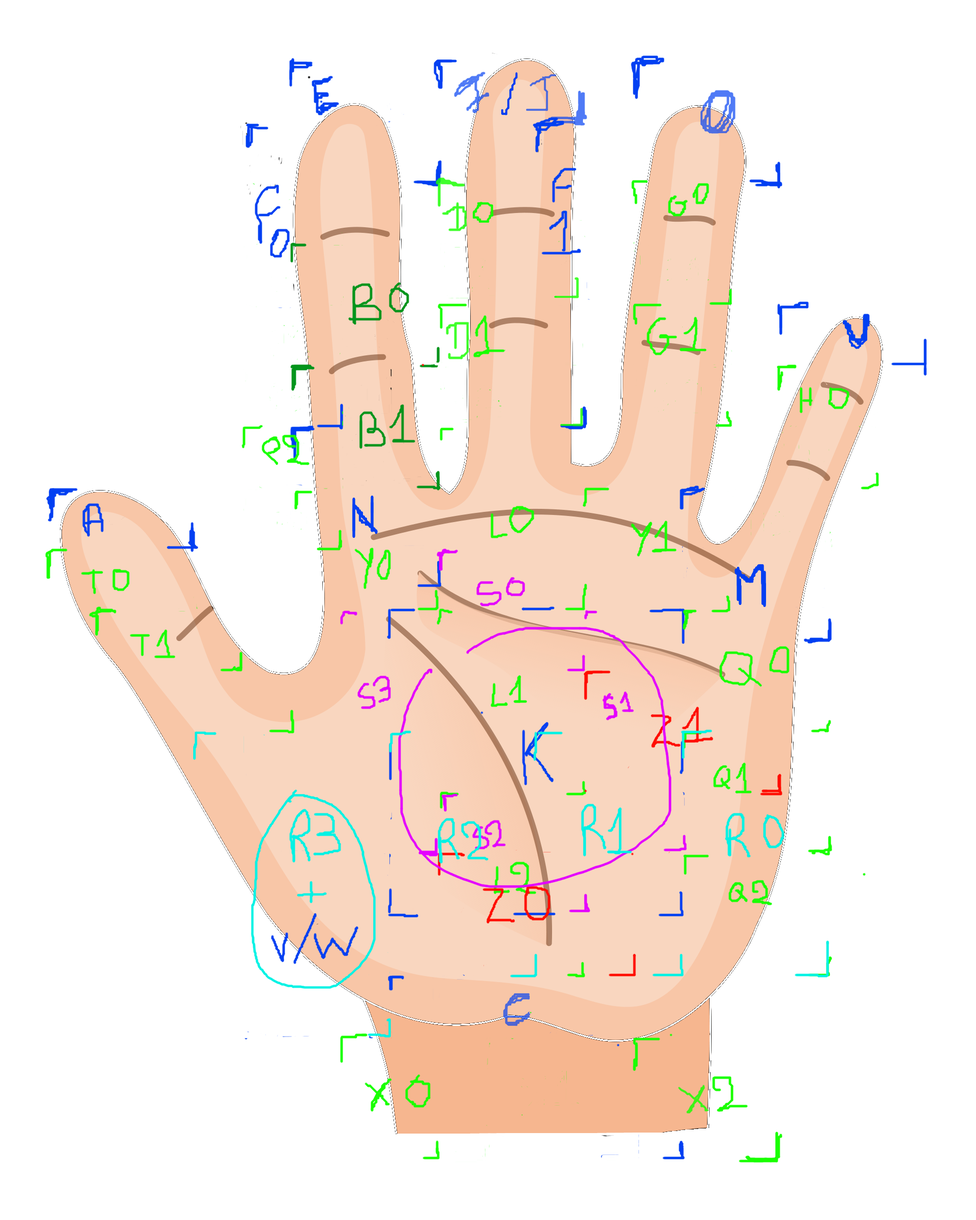
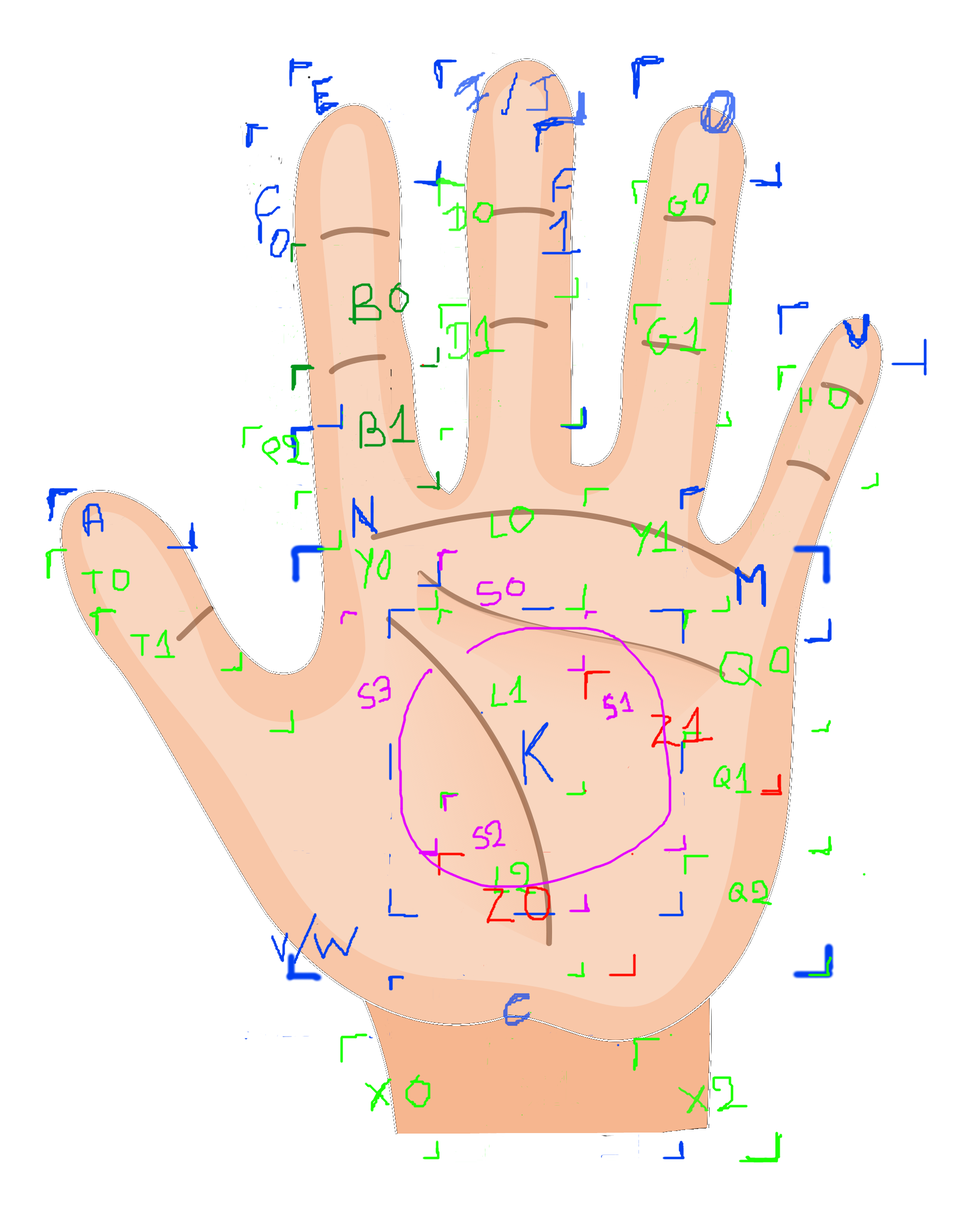
Before/after of a 976px x 1220px layered artwork. What changed in the layer stack:
hid "RTouch" over [193, 729, 830, 1038]
painted on "SimultaneousTouch" over [284, 544, 835, 983]
